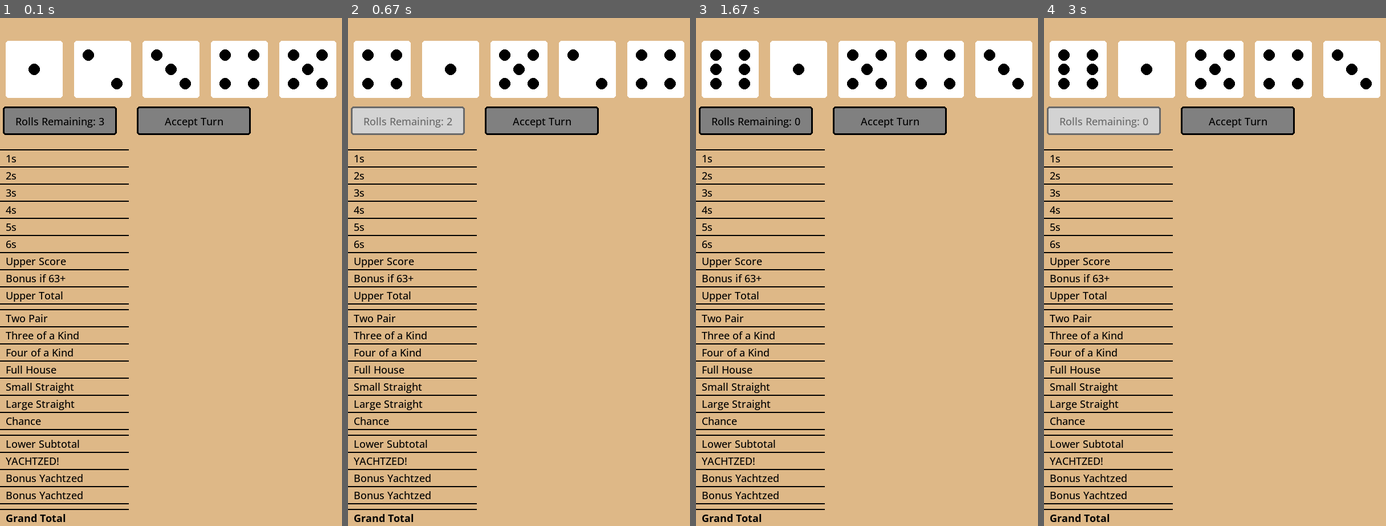
Above: before the commit, frames 1-4 (left to right).
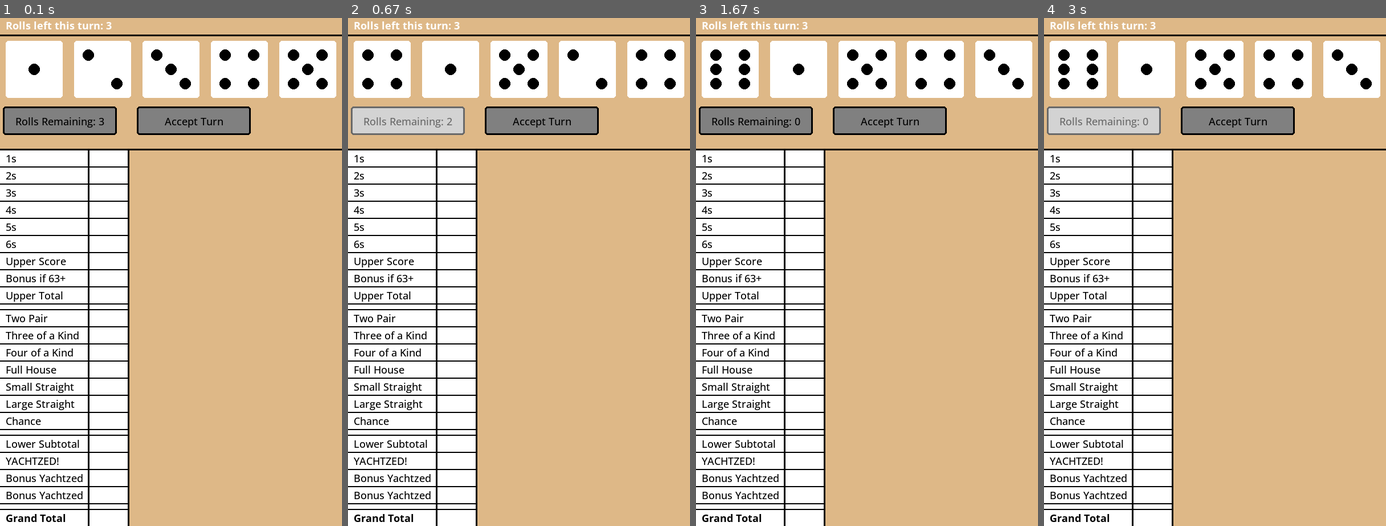
Above: after the commit, the same moments.

Repository: machinateddesigns/PythonGeneral
Game: pygame game, started from yachtzed.py
The game is run twice, just before and just after one commit, with the same random seed, the same clock (stepped at 60 frames per second) and the same inputs.
Inputs (mouse positions are in pixels of both pictures, inside the frame that each line leads up to):
- Up to frame 1 (0.1 s): no input
- Up to frame 2 (0.67 s): click "Rolls Remaining: 3" at 0.38 s
- Up to frame 3 (1.67 s): press the mouse at (757, 119) at 0.7 s; move the mouse to (771, 145) at 0.8 s; release the mouse at (784, 170) at 0.93 s; click "Rolls Remaining: 1" at 1.05 s; press the mouse at (757, 119) at 1.37 s; move the mouse to (798, 109) at 1.47 s; release the mouse at (839, 104) at 1.6 s
- Up to frame 4 (3 s): click (1153, 109) at 1.72 s; press the mouse at (1105, 119) at 2.03 s; move the mouse to (1208, 287) at 2.13 s; release the mouse at (1310, 454) at 2.27 s; click "Rolls Remaining: 0" at 2.88 s

The runs differ from the first frame. In frame 1, 26% of the frame differs, in the area x 0-100%, y 0-100%; in frame 2, 26%; in frame 3, 26%; in frame 4, 26%.

Commit message:
Update yachtzed.py

Diff:
--- a/yachtzed.py
+++ b/yachtzed.py
@@ -20,7 +20,7 @@
         with open(colorspaceurl, "r") as f:
             data = json.load(f)
     except FileNotFoundError:
-        print(f"Error: The file '{file_path}' was not found.")
+        print(f"Error: The file '{colorspaceurl}' was not found.")
     except json.JSONDecodeError:
         print(f"Error: Failed to decode JSON from the file. Check if the JSON is valid.")
     except KeyError as e:
@@ -74,6 +74,8 @@
 
 numbers = [1,2,3,4,5]
 
+rolls_left = 3
+
 #creating a Dice class so we can call multiple of them with different pip counts. This version is for a standard 6 sided die.
 class Dice:
     def __init__(self, x_pos, y_pos, num_pip, key):
@@ -98,8 +100,18 @@
             pygame.draw.circle(screen, black, (self.x_pos + 75, self.y_pos + 50), 10)
 
 def draw_stuff():
-    print("useless so far")
-
+    global rolls_left #just in case I want to separate the rolls left from the roll button
+    #roll_text = font_b.render('Click to Roll', True, white)    this is handled elsewhere in my version
+    #screen.blit(roll_text, (85, 167))                          this is handled more cleanly elsewhere
+    #accept_text = font_m.render('Accept Turn', True, white)    this is handled elsewhere
+    #screen.blit(accept_text, (375, 167))                       again, I handled this better elsewhere
+    rolls_text = font_b.render(f'Rolls left this turn: {rolls_left}', True, white)
+    screen.blit(rolls_text, (10, 10))
+    pygame.draw.rect(screen, white, [0, 240, 225, HEIGHT - 200])
+    pygame.draw.line(screen, black, (0, 40), (WIDTH, 40), 3)
+    pygame.draw.line(screen, black, (0, 240), (WIDTH, 240), 3)
+    pygame.draw.line(screen, black, (155, 240), (155, HEIGHT), 3)
+    pygame.draw.line(screen, black, (225, 240), (225, HEIGHT), 3)
 
 #creating a button class so I don't need to do this over and over
 class Button:
@@ -233,7 +245,7 @@
         accept_button = Button(240, 165, 200, 50, gray, 5, accept_text, font_m, black, 0)
         accept_button.draw()
 
-        #draw_stuff()
+        draw_stuff()
 
         ones = Choice(0, 240, 225, 30, '1s', True, True, False )
         twos = Choice(0, 270, 225, 30, '2s', True, True, False )
